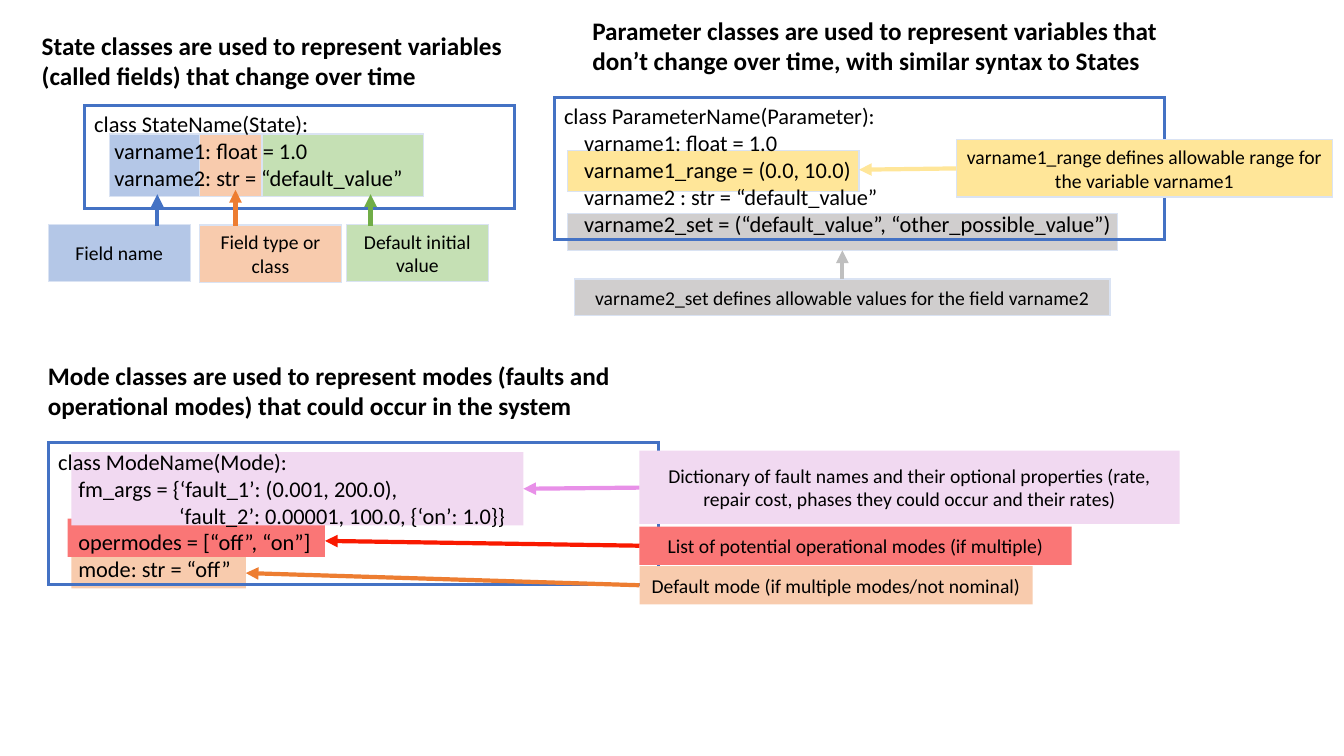
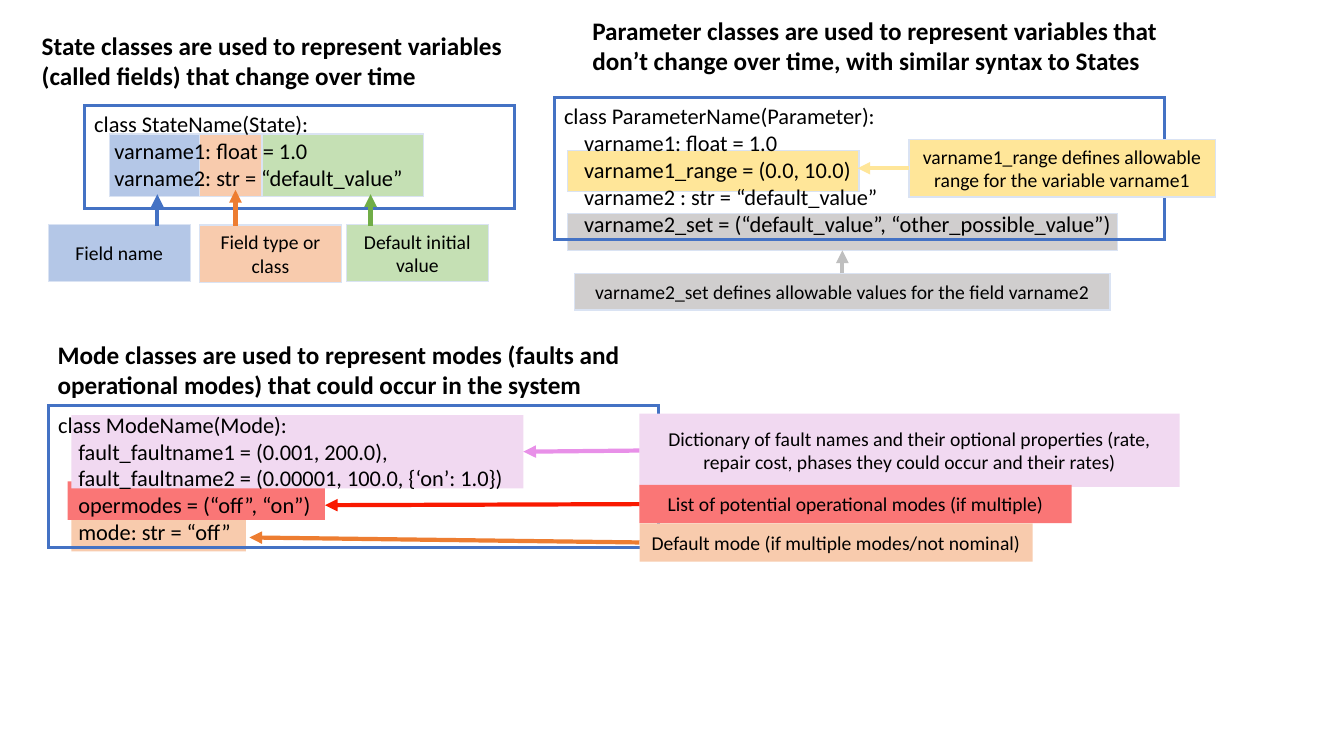
Before and after one commit to nasa/fmdtools, a slide deck: slide 12 of docs-source/figures/powerpoint/powerpoint_figures.pptx. Drawn at 1344x756 pixels with LibreOffice and Linux fonts; fonts in the diff are those of the drawing. Boxes give left, top, right and bottom in pixels: in the first picture for what was removed or moved away, otherwise in the second. Text is boxed around its words. In the diff, an @@ line names an element or a change of style, - is before the commit and + after.

```diff
--- a/docs-source/figures/powerpoint/powerpoint_figures.pptx
+++ b/docs-source/figures/powerpoint/powerpoint_figures.pptx
@@ rectangle "varname1_range defines allowable range for ...": place and size @@
-rectangle "varname1_range defines allowable range for ..." at <box>957,140,1333,198</box>
+rectangle "varname1_range defines allowable range for ..." at <box>909,139,1216,197</box>
@@ arrow moved from (957, 168) - (859, 169) to (909, 168) - (858, 168) @@
@@ arrow moved from (843, 279) - (843, 250) to (843, 273) - (843, 250) @@
@@ rectangle "varname2_set defines allowable values for ...": place and size @@
-rectangle "varname2_set defines allowable values for ..." at <box>575,279,1110,317</box>
+rectangle "varname2_set defines allowable values for ..." at <box>575,273,1110,311</box>
@@ text "Mode classes are used to ...": place and size @@
-text "Mode classes are used to ..." at <box>48,366,609,419</box>
+text "Mode classes are used to ..." at <box>58,345,619,398</box>
@@ 4 rectangles: place and size @@
-4 rectangles at <box>72,451,1180,589</box>
+4 rectangles at <box>72,413,1180,552</box>
@@ text in rectangle at <box>78,444,502,517</box>: text changed @@
-fm_args = {‘fault_1’: (0.001, 200.0),
-‘fault_2’: 0.00001, 100.0, {‘on’: 1.0}}
-opermodes = [“off”, “on”]
+fault_faultname1 = (0.001, 200.0),
+fault_faultname2 = (0.00001, 100.0, {‘on’: 1.0})
+opermodes = (“off”, “on”)
@@ 2 rectangles, 2 arrows: place and size @@
-2 rectangles, 2 arrows at <box>48,443,658,585</box>
+2 rectangles, 2 arrows at <box>48,406,658,548</box>
@@ arrow moved from (639, 586) - (246, 574) to (639, 542) - (250, 537) @@
@@ rectangle "Default mode (if multiple modes/not ...": place and size @@
-rectangle "Default mode (if multiple modes/not ..." at <box>639,567,1032,605</box>
+rectangle "Default mode (if multiple modes/not ..." at <box>639,523,1032,562</box>
```
Also in this commit, not shown: 11 other slides changed, 20 other files.
